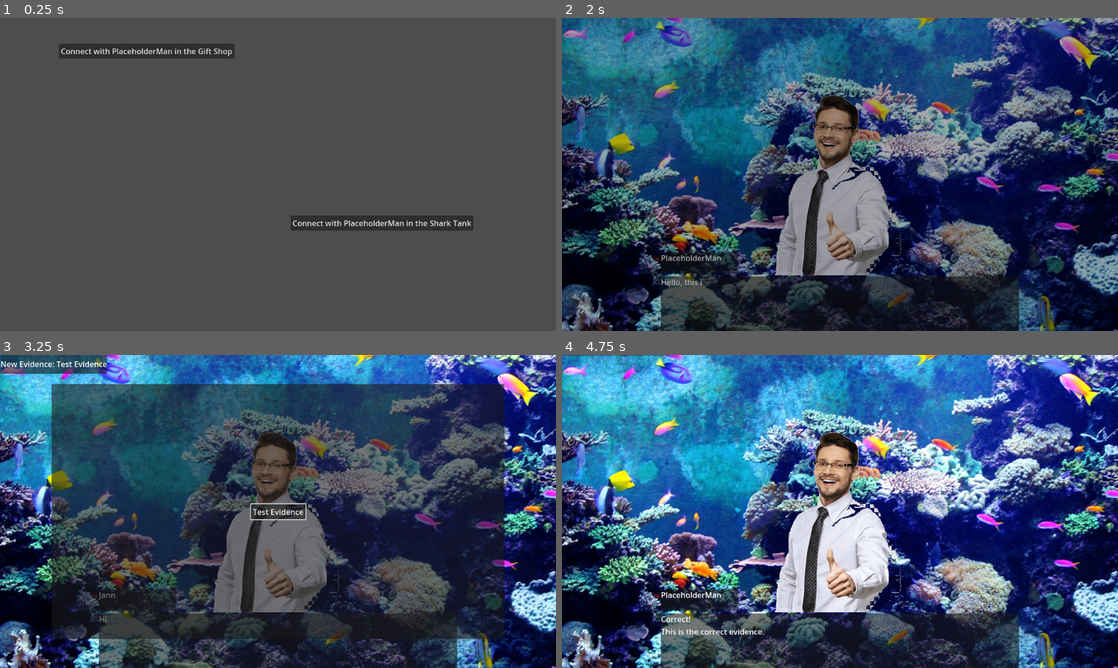
Above: before the commit, frames 1-4 (two rows, left to right).
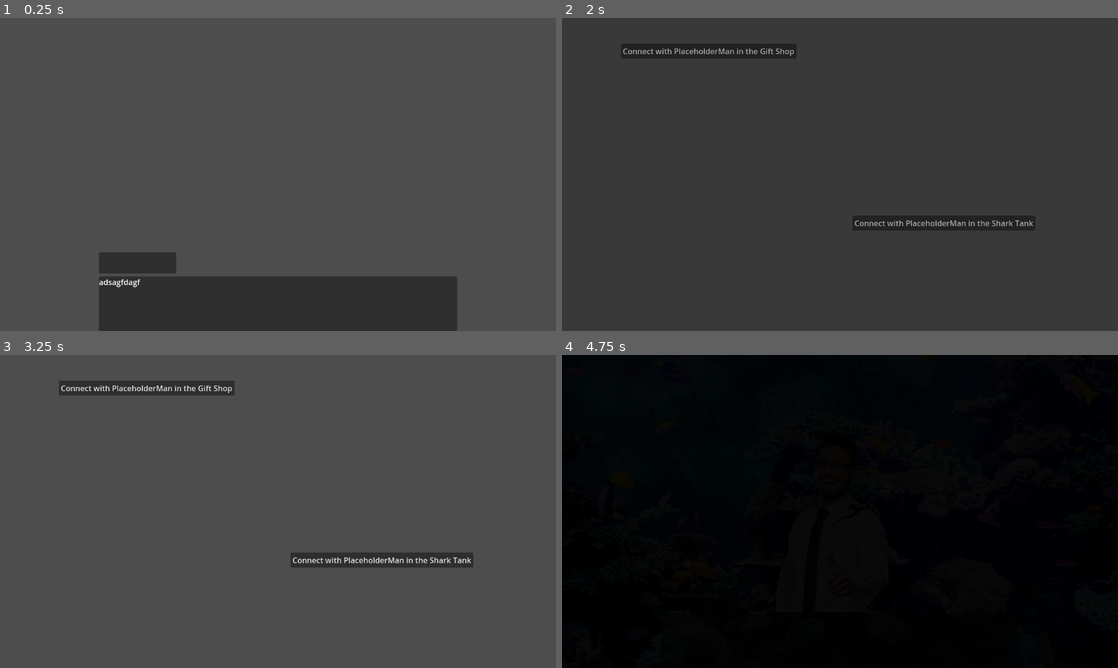
Above: after the commit, the same moments.

Repository: LeslieLlama/ConnectionsNovel
Game: Godot game, scene res://Scenes/main_scene.tscn
The game is run twice, just before and just after one commit, with the same random seed, the same clock (stepped at 60 frames per second) and the same inputs.
Inputs (mouse positions are in pixels of both pictures, inside the frame that each line leads up to):
- Up to frame 1 (0.25 s): no input
- Up to frame 2 (2 s): tap Enter at 0.5 s; move the mouse to (962, 158) at 0.52 s; press the mouse at (962, 158) at 0.53 s; release the mouse at (962, 158) at 1.25 s; click (706, 49) at 1.25 s, where only the run before the commit has a clickable "Connect with PlaceholderMan i…"
- Up to frame 3 (3.25 s): move the mouse to (166, 527) at 2.02 s; click (166, 527) at 2.1 s; tap Space at 2.75 s; move the mouse to (333, 442) at 2.77 s; press the mouse at (333, 442) at 2.78 s
- Up to frame 4 (4.75 s): release the mouse at (895, 442) at 3.5 s; click (840, 511) at 3.5 s, where only the run before the commit has a clickable "Test Evidence"; click (945, 558) at 4.25 s, where only the run after the commit has a clickable "Connect with PlaceholderMan i…"

The runs differ from the first frame. In frame 1, 15% of the frame differs, in the area x 10-86%, y 8-100%; in frame 2, 94%; in frame 3, 91%; in frame 4, 98%, in the area x 0-100%, y 0-100%.

Commit message:
add text skipping

Diff:
--- a/Scenes/main_scene.gd
+++ b/Scenes/main_scene.gd
@@ -5,12 +5,21 @@
 @onready var screen_fade: ColorRect = %ScreenFade
 const SCREEN_FADE_TIME = 0.4
 
+@export var intro_scene: Conversation
 @export var encounters: EncounterList
 
 func _ready() -> void:
+	await do_intro_scene()
 	for time_slot in encounters.encounters:
 		var encounter = await show_map(time_slot)
 		await do_encounter(encounter)
+
+func do_intro_scene():
+	var dialogue_scene = DIALOGUE_SCENE.instantiate()
+	add_child(dialogue_scene)
+	await dialogue_scene.display_conversation(intro_scene)
+	await screen_transition()
+	dialogue_scene.queue_free()
 
 func do_encounter(encounter: Encounter):
 	var dialogue_scene = DIALOGUE_SCENE.instantiate()
--- a/Scenes/main_scene.tscn
+++ b/Scenes/main_scene.tscn
@@ -1,11 +1,30 @@
-[gd_scene load_steps=10 format=3 uid="uid://bnnu564520kqb"]
+[gd_scene load_steps=15 format=3 uid="uid://bnnu564520kqb"]
 
 [ext_resource type="Script" uid="uid://71mu4uprdedf" path="res://Scenes/main_scene.gd" id="1_52fb6"]
 [ext_resource type="Script" uid="uid://dcljxhfsyotad" path="res://Encounters/time_slot.gd" id="2_6ev3c"]
 [ext_resource type="Resource" uid="uid://ctgo3viqqb84u" path="res://Encounters/Encounters/Testing/test_encounter.tres" id="2_6l7je"]
+[ext_resource type="Script" uid="uid://cyus3nuisb47q" path="res://Dialogue/Conversations/ConversationLine.gd" id="2_huasi"]
+[ext_resource type="Script" uid="uid://wyclueyiircq" path="res://Dialogue/Conversations/Conversation.gd" id="3_iacmt"]
 [ext_resource type="Script" uid="uid://dm4hymlpjhfx" path="res://Encounters/encounter.gd" id="4_6ev3c"]
 [ext_resource type="Resource" uid="uid://bxrfhiwbeq05h" path="res://Encounters/Encounters/Testing/test_encounter2.tres" id="5_maf8m"]
 [ext_resource type="Script" uid="uid://7bj4bfkt033y" path="res://Encounters/encounter_list.gd" id="6_huasi"]
+
+[sub_resource type="Resource" id="Resource_drdnd"]
+script = ExtResource("2_huasi")
+is_player_speaking = false
+text = "adsagfdagf"
+metadata/_custom_type_script = "uid://cyus3nuisb47q"
+
+[sub_resource type="Resource" id="Resource_ioaeq"]
+script = ExtResource("2_huasi")
+is_player_speaking = true
+text = "asdgafdgfds"
+metadata/_custom_type_script = "uid://cyus3nuisb47q"
+
+[sub_resource type="Resource" id="Resource_7ewk0"]
+script = ExtResource("3_iacmt")
+lines = Array[ExtResource("2_huasi")]([SubResource("Resource_drdnd"), SubResource("Resource_ioaeq")])
+metadata/_custom_type_script = "uid://wyclueyiircq"
 
 [sub_resource type="Resource" id="Resource_m1efj"]
 script = ExtResource("2_6ev3c")
@@ -30,6 +49,7 @@
 grow_horizontal = 2
 grow_vertical = 2
 script = ExtResource("1_52fb6")
+intro_scene = SubResource("Resource_7ewk0")
 encounters = SubResource("Resource_76v2p")
 
 [node name="CanvasLayer" type="CanvasLayer" parent="."]
--- a/project.godot
+++ b/project.godot
@@ -30,6 +30,12 @@
 "events": [Object(InputEventMouseButton,"resource_local_to_scene":false,"resource_name":"","device":-1,"window_id":0,"a …(253 unchanged characters)…
 , Object(InputEventKey,"resource_local_to_scene":false,"resource_name":"","device":-1,"window_id":0,"alt_pressed":false …(182 unchanged characters)…
 , Object(InputEventKey,"resource_local_to_scene":false,"resource_name":"","device":-1,"window_id":0,"alt_pressed":false …(186 unchanged characters)…
+, Object(InputEventKey,"resource_local_to_scene":false,"resource_name":"","device":-1,"window_id":0,"alt_pressed":false,"shift_pressed":false,"ctrl_pressed":false,"meta_pressed":false,"pressed":false,"keycode":0,"physical_keycode":4194326,"key_label":0,"unicode":0,"location":0,"echo":false,"script":null)
+]
+}
+skip={
+"deadzone": 0.2,
+"events": [Object(InputEventKey,"resource_local_to_scene":false,"resource_name":"","device":-1,"window_id":0,"alt_pressed":false,"shift_pressed":false,"ctrl_pressed":false,"meta_pressed":false,"pressed":false,"keycode":0,"physical_keycode":4194326,"key_label":0,"unicode":0,"location":0,"echo":false,"script":null)
 ]
 }
 
